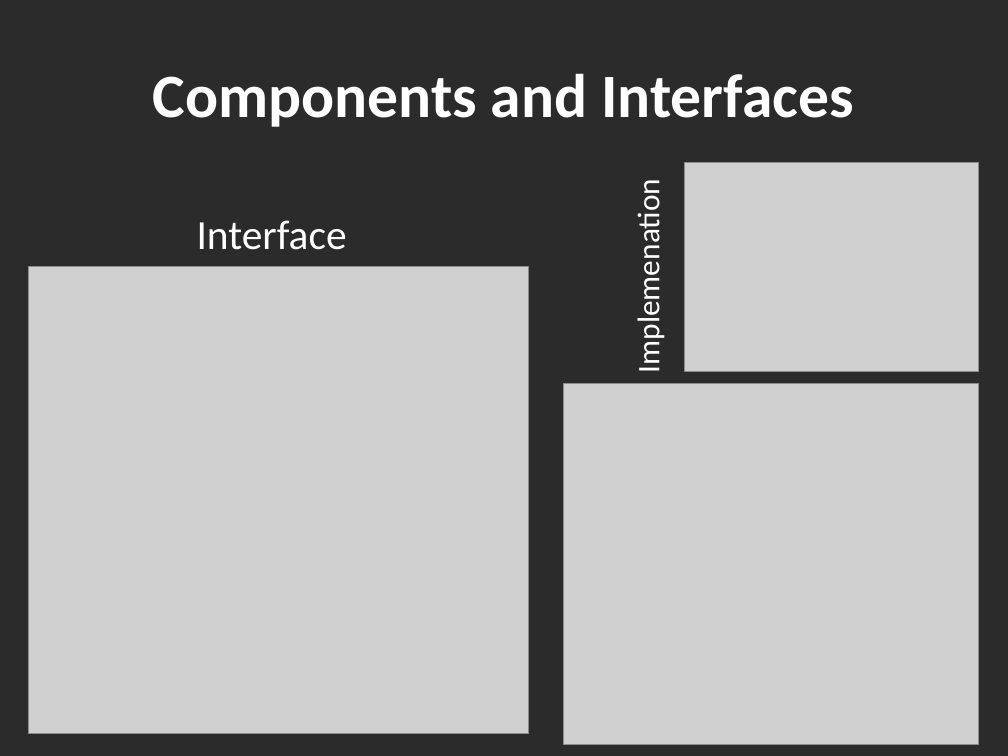
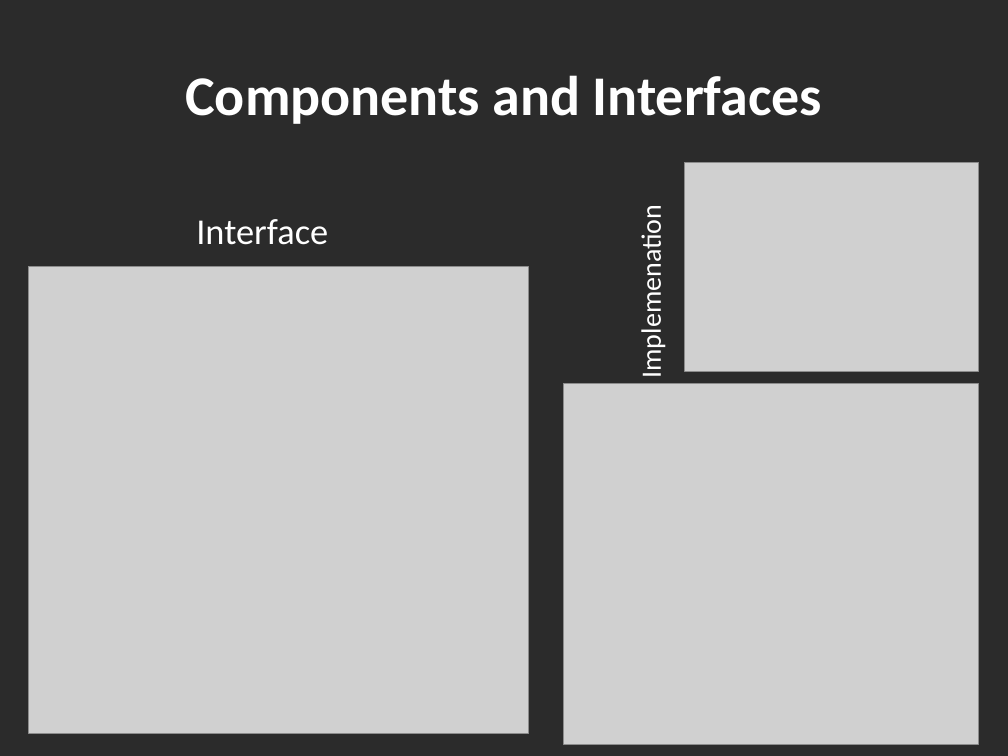
Before and after one commit to mosauter/Battleship, a slide deck: slide 15 of Presentation.pptx (slide 12 before the commit). Drawn at 1008x756 pixels with LibreOffice and Linux fonts; fonts in the diff are those of the drawing; grey boxes stand for pictures; background and template pictures are left out; a plain dark background stands for a picture behind light text. Boxes give left, top, right and bottom in pixels: in the first picture for what was removed or moved away, otherwise in the second. Text is boxed around its words. In the diff, an @@ line names an element or a change of style, - is before the commit and + after.

```diff
--- a/Presentation.pptx
+++ b/Presentation.pptx
@@ text "Components and Interfaces" at box(185, 75, 822, 124): size 44 to 40 pt @@
@@ text "Implemenation" at box(634, 222, 668, 374): size 22.4 to 20 pt; less space between paragraphs @@
@@ text "Interface" at box(196, 219, 328, 245): size 29.6 to 26 pt; less space between paragraphs @@
```
Also in this commit, not shown: 6 other slides changed, 8 slides added, 5 slides removed.
